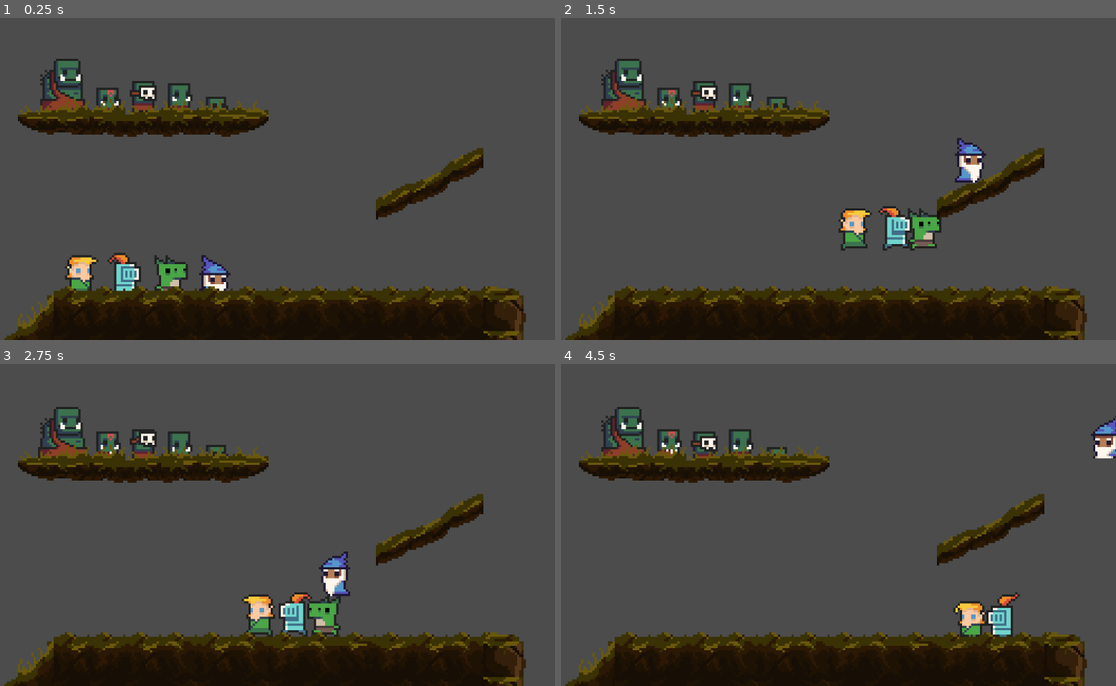
Above: before the commit, frames 1-4 (two rows, left to right).
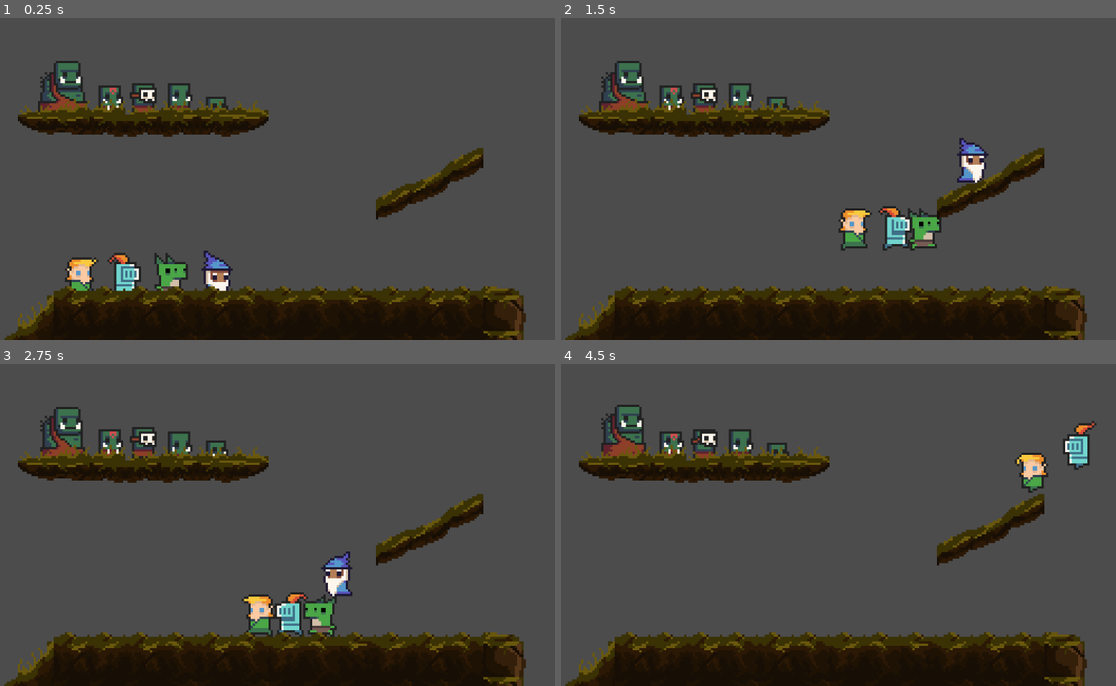
Above: after the commit, the same moments.

Repository: giordanorn/tfgoe
Game: Godot game, scene res://Levels/Test.tscn
The game is run twice, just before and just after one commit, with the same random seed, the same clock (stepped at 60 frames per second) and the same inputs.
Inputs:
- Up to frame 1 (0.25 s): no input
- Up to frame 2 (1.5 s): hold Right (ui_right) from 0.53 s (still down); tap Up (ui_up) at 0.77 s
- Up to frame 3 (2.75 s): tap Up (ui_up) at 1.52 s; release Right (ui_right) at 2.03 s; hold Left (ui_left) from 2.03 s (still down)
- Up to frame 4 (4.5 s): release Left (ui_left) at 2.78 s; hold Right (ui_right) 2.78-4.28 s; tap Up (ui_up) at 3.02, 3.77 s; hold Left (ui_left) from 4.28 s (still down)

The runs differ from the first frame. In frame 1, 1.7% of the frame differs, in the area x 6-42%, y 12-85%; in frame 2, 1.3%; in frame 3, 1.8%; in frame 4, 3.6%, in the area x 7-100%, y 12-85%.

Commit message:
Diversos ajustes nos colisores dos personagens

Diff:
--- a/Objects/Foes/Demons/DemonBatedor.tscn
+++ b/Objects/Foes/Demons/DemonBatedor.tscn
@@ -35,7 +35,7 @@
 
 [node name="AnimatedSprite" type="AnimatedSprite" parent="."]
 frames = SubResource( 2 )
-animation = "run"
-frame = 2
+animation = "idle"
+frame = 3
 playing = true
 offset = Vector2( 0, -4 )
--- a/Objects/Foes/Demons/DemonBoss.tscn
+++ b/Objects/Foes/Demons/DemonBoss.tscn
@@ -10,7 +10,10 @@
 [ext_resource path="res://Sprites/Characters/Bodies/big_demon_run_anim_f2.png" type="Texture" id=8]
 [ext_resource path="res://Sprites/Characters/Bodies/big_demon_run_anim_f3.png" type="Texture" id=9]
 
-[sub_resource type="SpriteFrames" id=1]
+[sub_resource type="RectangleShape2D" id=3]
+extents = Vector2( 11, 16 )
+
+[sub_resource type="SpriteFrames" id=2]
 animations = [ {
 "frames": [ ExtResource( 2 ), ExtResource( 3 ), ExtResource( 4 ), ExtResource( 5 ) ],
 "loop": true,
@@ -23,19 +26,16 @@
 "speed": 10.0
 } ]
 
-[sub_resource type="RectangleShape2D" id=2]
-extents = Vector2( 12, 16 )
-
 [node name="DemonBoss" type="KinematicBody2D"]
 script = ExtResource( 1 )
 
+[node name="CollisionShape2D" type="CollisionShape2D" parent="."]
+position = Vector2( 0, -8 )
+shape = SubResource( 3 )
+
 [node name="AnimatedSprite" type="AnimatedSprite" parent="."]
-frames = SubResource( 1 )
-animation = "run"
-frame = 1
+frames = SubResource( 2 )
+animation = "idle"
+frame = 3
 playing = true
 offset = Vector2( 0, -10 )
-
-[node name="CollisionShape2D" type="CollisionShape2D" parent="."]
-position = Vector2( 0, -8 )
-shape = SubResource( 2 )
--- a/Objects/Foes/Demons/DemonPerseguidor.tscn
+++ b/Objects/Foes/Demons/DemonPerseguidor.tscn
@@ -10,10 +10,10 @@
 [ext_resource path="res://Sprites/Characters/Bodies/imp_run_anim_f2.png" type="Texture" id=8]
 [ext_resource path="res://Sprites/Characters/Bodies/imp_run_anim_f3.png" type="Texture" id=9]
 
-[sub_resource type="RectangleShape2D" id=2]
-extents = Vector2( 4, 6 )
+[sub_resource type="RectangleShape2D" id=3]
+extents = Vector2( 5, 7 )
 
-[sub_resource type="SpriteFrames" id=1]
+[sub_resource type="SpriteFrames" id=2]
 animations = [ {
 "frames": [ ExtResource( 2 ), ExtResource( 3 ), ExtResource( 4 ), ExtResource( 5 ) ],
 "loop": true,
@@ -30,11 +30,11 @@
 script = ExtResource( 1 )
 
 [node name="CollisionShape2D" type="CollisionShape2D" parent="."]
-position = Vector2( 0, 2 )
-shape = SubResource( 2 )
+position = Vector2( 0, 1 )
+shape = SubResource( 3 )
 
 [node name="AnimatedSprite" type="AnimatedSprite" parent="."]
-frames = SubResource( 1 )
-animation = "run"
-frame = 2
+frames = SubResource( 2 )
+animation = "idle"
+frame = 1
 playing = true
--- a/Objects/Foes/Demons/DemonTanker.tscn
+++ b/Objects/Foes/Demons/DemonTanker.tscn
@@ -34,6 +34,7 @@
 
 [node name="AnimatedSprite" type="AnimatedSprite" parent="."]
 frames = SubResource( 2 )
-animation = "run"
+animation = "idle"
+frame = 2
 playing = true
 offset = Vector2( 0, -2 )
--- a/Objects/Foes/Demons/DemonXama.tscn
+++ b/Objects/Foes/Demons/DemonXama.tscn
@@ -34,7 +34,7 @@
 
 [node name="AnimatedSprite" type="AnimatedSprite" parent="."]
 frames = SubResource( 2 )
-animation = "run"
-frame = 1
+animation = "idle"
+frame = 3
 playing = true
 offset = Vector2( 0, -2 )
--- a/Objects/Foes/Orcs/OrcBatedor.tscn
+++ b/Objects/Foes/Orcs/OrcBatedor.tscn
@@ -10,10 +10,10 @@
 [ext_resource path="res://Sprites/Characters/Bodies/orc_warrior_run_anim_f2.png" type="Texture" id=8]
 [ext_resource path="res://Sprites/Characters/Bodies/orc_warrior_run_anim_f3.png" type="Texture" id=9]
 
-[sub_resource type="RectangleShape2D" id=2]
-extents = Vector2( 4, 8 )
+[sub_resource type="RectangleShape2D" id=1]
+extents = Vector2( 6, 9 )
 
-[sub_resource type="SpriteFrames" id=1]
+[sub_resource type="SpriteFrames" id=2]
 animations = [ {
 "frames": [ ExtResource( 2 ), ExtResource( 3 ), ExtResource( 4 ), ExtResource( 5 ) ],
 "loop": true,
@@ -30,10 +30,11 @@
 script = ExtResource( 1 )
 
 [node name="CollisionShape2D" type="CollisionShape2D" parent="."]
-shape = SubResource( 2 )
+position = Vector2( 0, -1 )
+shape = SubResource( 1 )
 
 [node name="AnimatedSprite" type="AnimatedSprite" parent="."]
-frames = SubResource( 1 )
+frames = SubResource( 2 )
 animation = "idle"
 frame = 3
 playing = true
--- a/Objects/Foes/Orcs/OrcBoss.tscn
+++ b/Objects/Foes/Orcs/OrcBoss.tscn
@@ -10,10 +10,10 @@
 [ext_resource path="res://Sprites/Characters/Bodies/ogre_run_anim_f2.png" type="Texture" id=8]
 [ext_resource path="res://Sprites/Characters/Bodies/ogre_run_anim_f3.png" type="Texture" id=9]
 
-[sub_resource type="RectangleShape2D" id=2]
-extents = Vector2( 10, 12 )
+[sub_resource type="RectangleShape2D" id=1]
+extents = Vector2( 10, 14 )
 
-[sub_resource type="SpriteFrames" id=1]
+[sub_resource type="SpriteFrames" id=2]
 animations = [ {
 "frames": [ ExtResource( 2 ), ExtResource( 3 ), ExtResource( 4 ), ExtResource( 5 ) ],
 "loop": true,
@@ -30,12 +30,11 @@
 script = ExtResource( 1 )
 
 [node name="CollisionShape2D" type="CollisionShape2D" parent="."]
-position = Vector2( 0, -4 )
-shape = SubResource( 2 )
+position = Vector2( 0, -6 )
+shape = SubResource( 1 )
 
 [node name="AnimatedSprite" type="AnimatedSprite" parent="."]
-frames = SubResource( 1 )
+frames = SubResource( 2 )
 animation = "idle"
-frame = 3
 playing = true
 offset = Vector2( 0, -8 )
--- a/Objects/Foes/Orcs/OrcPerseguidor.tscn
+++ b/Objects/Foes/Orcs/OrcPerseguidor.tscn
@@ -11,7 +11,7 @@
 [ext_resource path="res://Sprites/Characters/Bodies/goblin_run_anim_f3.png" type="Texture" id=9]
 
 [sub_resource type="RectangleShape2D" id=1]
-extents = Vector2( 4, 4 )
+extents = Vector2( 5, 6 )
 
 [sub_resource type="SpriteFrames" id=2]
 animations = [ {
@@ -30,11 +30,12 @@
 script = ExtResource( 1 )
 
 [node name="CollisionShape2D" type="CollisionShape2D" parent="."]
+position = Vector2( 0, -2 )
 shape = SubResource( 1 )
 
 [node name="AnimatedSprite" type="AnimatedSprite" parent="."]
+position = Vector2( 0, -4 )
 frames = SubResource( 2 )
 animation = "idle"
-frame = 2
+frame = 1
 playing = true
-offset = Vector2( 0, -3 )
--- a/Objects/Foes/Orcs/OrcTanker.tscn
+++ b/Objects/Foes/Orcs/OrcTanker.tscn
@@ -11,7 +11,7 @@
 [ext_resource path="res://Sprites/Characters/Bodies/masked_orc_run_anim_f3.png" type="Texture" id=9]
 
 [sub_resource type="RectangleShape2D" id=1]
-extents = Vector2( 4, 8 )
+extents = Vector2( 6, 9 )
 
 [sub_resource type="SpriteFrames" id=2]
 animations = [ {
@@ -30,11 +30,12 @@
 script = ExtResource( 1 )
 
 [node name="CollisionShape2D" type="CollisionShape2D" parent="."]
+position = Vector2( 0, -1 )
 shape = SubResource( 1 )
 
 [node name="AnimatedSprite" type="AnimatedSprite" parent="."]
 frames = SubResource( 2 )
 animation = "idle"
-frame = 2
+frame = 1
 playing = true
 offset = Vector2( -1, -2 )
--- a/Objects/Foes/Orcs/OrcXama.tscn
+++ b/Objects/Foes/Orcs/OrcXama.tscn
@@ -11,7 +11,7 @@
 [ext_resource path="res://Sprites/Characters/Bodies/orc_shaman_run_anim_f3.png" type="Texture" id=9]
 
 [sub_resource type="RectangleShape2D" id=1]
-extents = Vector2( 4, 8 )
+extents = Vector2( 6, 8 )
 
 [sub_resource type="SpriteFrames" id=2]
 animations = [ {
@@ -33,7 +33,8 @@
 shape = SubResource( 1 )
 
 [node name="AnimatedSprite" type="AnimatedSprite" parent="."]
+position = Vector2( 0, -2 )
 frames = SubResource( 2 )
 animation = "idle"
+frame = 1
 playing = true
-offset = Vector2( -1, -2 )
--- a/Objects/Foes/Undeads/UndeadBoss.tscn
+++ b/Objects/Foes/Undeads/UndeadBoss.tscn
@@ -10,8 +10,8 @@
 [ext_resource path="res://Sprites/Characters/Bodies/big_zombie_run_anim_f2.png" type="Texture" id=8]
 [ext_resource path="res://Sprites/Characters/Bodies/big_zombie_run_anim_f3.png" type="Texture" id=9]
 
-[sub_resource type="ConvexPolygonShape2D" id=3]
-points = PoolVector2Array( 9, -16, 9, 8, -9, 8, -9, -8, -2, -16 )
+[sub_resource type="RectangleShape2D" id=1]
+extents = Vector2( 10, 14 )
 
 [sub_resource type="SpriteFrames" id=2]
 animations = [ {
@@ -30,7 +30,8 @@
 script = ExtResource( 1 )
 
 [node name="CollisionShape2D" type="CollisionShape2D" parent="."]
-shape = SubResource( 3 )
+position = Vector2( 0, -6 )
+shape = SubResource( 1 )
 
 [node name="AnimatedSprite" type="AnimatedSprite" parent="."]
 frames = SubResource( 2 )
--- a/Objects/Foes/Undeads/UndeadPerseguidor.tscn
+++ b/Objects/Foes/Undeads/UndeadPerseguidor.tscn
@@ -11,7 +11,7 @@
 [ext_resource path="res://Sprites/Characters/Bodies/tiny_zombie_run_anim_f3.png" type="Texture" id=9]
 
 [sub_resource type="RectangleShape2D" id=1]
-extents = Vector2( 4, 4 )
+extents = Vector2( 5, 6 )
 
 [sub_resource type="SpriteFrames" id=2]
 animations = [ {
@@ -30,11 +30,12 @@
 script = ExtResource( 1 )
 
 [node name="CollisionShape2D" type="CollisionShape2D" parent="."]
+position = Vector2( 0, -2 )
 shape = SubResource( 1 )
 
 [node name="AnimatedSprite" type="AnimatedSprite" parent="."]
 frames = SubResource( 2 )
 animation = "idle"
-frame = 2
+frame = 1
 playing = true
 offset = Vector2( 0, -4 )
--- a/Objects/Foes/Undeads/UndeadXama.tscn
+++ b/Objects/Foes/Undeads/UndeadXama.tscn
@@ -11,7 +11,7 @@
 [ext_resource path="res://Sprites/Characters/Bodies/skelet_run_anim_f3.png" type="Texture" id=9]
 
 [sub_resource type="RectangleShape2D" id=1]
-extents = Vector2( 4, 8 )
+extents = Vector2( 5, 8 )
 
 [sub_resource type="SpriteFrames" id=2]
 animations = [ {
@@ -35,5 +35,5 @@
 [node name="AnimatedSprite" type="AnimatedSprite" parent="."]
 frames = SubResource( 2 )
 animation = "idle"
-frame = 1
+frame = 2
 playing = true
--- a/Objects/Players/Elf.tscn
+++ b/Objects/Players/Elf.tscn
@@ -12,8 +12,8 @@
 [ext_resource path="res://Sprites/Characters/Bodies/elf_m_hit_anim_f0.png" type="Texture" id=10]
 [ext_resource path="res://Utils/KeyboardMovement.tscn" type="PackedScene" id=11]
 
-[sub_resource type="RectangleShape2D" id=3]
-extents = Vector2( 5.93131, 8 )
+[sub_resource type="RectangleShape2D" id=1]
+extents = Vector2( 6, 9 )
 
 [sub_resource type="SpriteFrames" id=2]
 animations = [ {
@@ -37,12 +37,12 @@
 script = ExtResource( 1 )
 
 [node name="CollisionShape2D" type="CollisionShape2D" parent="."]
-shape = SubResource( 3 )
+position = Vector2( 0, -1 )
+shape = SubResource( 1 )
 
 [node name="AnimatedSprite" type="AnimatedSprite" parent="."]
 frames = SubResource( 2 )
 animation = "idle"
-frame = 3
 playing = true
 offset = Vector2( 0, -6 )
 
--- a/Objects/Players/Knight.tscn
+++ b/Objects/Players/Knight.tscn
@@ -13,7 +13,7 @@
 [ext_resource path="res://Utils/KeyboardMovement.tscn" type="PackedScene" id=11]
 
 [sub_resource type="RectangleShape2D" id=1]
-extents = Vector2( 6, 8 )
+extents = Vector2( 6, 9 )
 
 [sub_resource type="SpriteFrames" id=2]
 animations = [ {
@@ -37,6 +37,7 @@
 script = ExtResource( 1 )
 
 [node name="CollisionShape2D" type="CollisionShape2D" parent="."]
+position = Vector2( 0, -1 )
 shape = SubResource( 1 )
 
 [node name="AnimatedSprite" type="AnimatedSprite" parent="."]
--- a/Objects/Players/Lizard.tscn
+++ b/Objects/Players/Lizard.tscn
@@ -12,8 +12,8 @@
 [ext_resource path="res://Sprites/Characters/Bodies/lizard_m_hit_anim_f0.png" type="Texture" id=10]
 [ext_resource path="res://Utils/KeyboardMovement.tscn" type="PackedScene" id=11]
 
-[sub_resource type="RectangleShape2D" id=3]
-extents = Vector2( 6, 8 )
+[sub_resource type="RectangleShape2D" id=1]
+extents = Vector2( 6, 9 )
 
 [sub_resource type="SpriteFrames" id=2]
 animations = [ {
@@ -37,13 +37,14 @@
 script = ExtResource( 1 )
 
 [node name="CollisionShape2D" type="CollisionShape2D" parent="."]
-shape = SubResource( 3 )
+position = Vector2( 0, -1 )
+shape = SubResource( 1 )
 
 [node name="AnimatedSprite" type="AnimatedSprite" parent="."]
 position = Vector2( 0, -6 )
 frames = SubResource( 2 )
 animation = "idle"
-frame = 1
+frame = 3
 playing = true
 
 [node name="Movement" parent="." instance=ExtResource( 11 )]
--- a/Objects/Players/Wizard.tscn
+++ b/Objects/Players/Wizard.tscn
@@ -13,7 +13,7 @@
 [ext_resource path="res://Utils/KeyboardMovement.tscn" type="PackedScene" id=11]
 
 [sub_resource type="RectangleShape2D" id=1]
-extents = Vector2( 6, 8 )
+extents = Vector2( 6, 7 )
 
 [sub_resource type="SpriteFrames" id=2]
 animations = [ {
@@ -37,12 +37,14 @@
 script = ExtResource( 1 )
 
 [node name="CollisionShape2D" type="CollisionShape2D" parent="."]
+position = Vector2( 0, 1 )
 shape = SubResource( 1 )
 
 [node name="AnimatedSprite" type="AnimatedSprite" parent="."]
-position = Vector2( -1, -6 )
+position = Vector2( 0, -6 )
 frames = SubResource( 2 )
 animation = "idle"
+frame = 3
 playing = true
 
 [node name="Movement" parent="." instance=ExtResource( 11 )]
